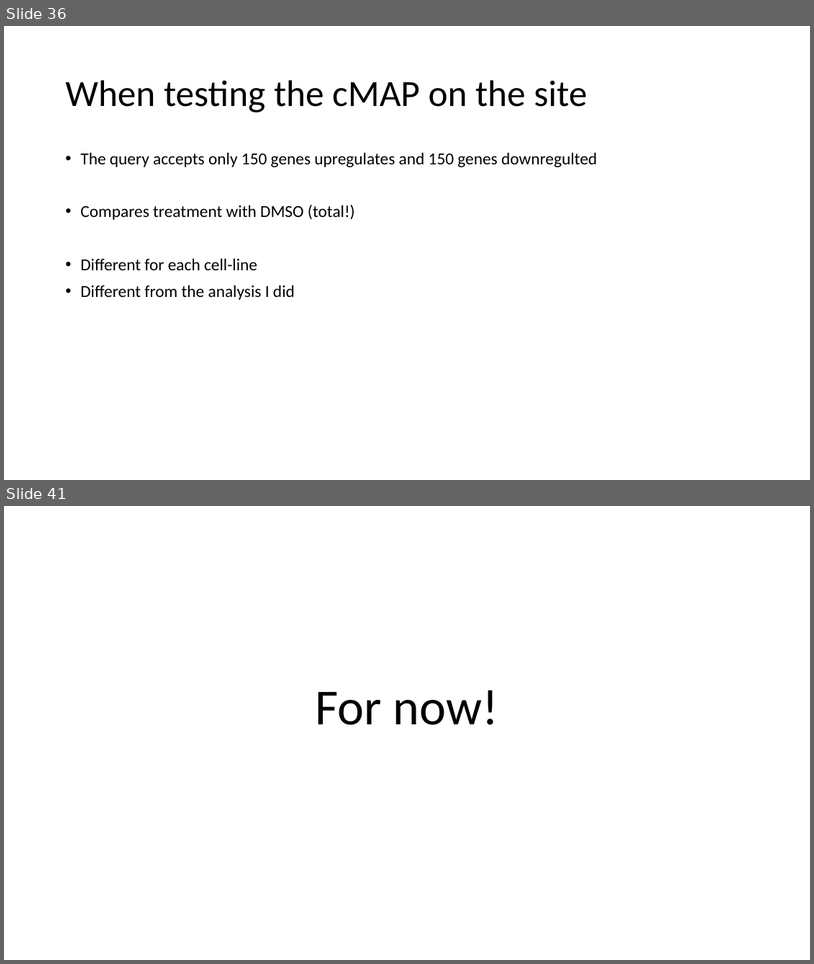
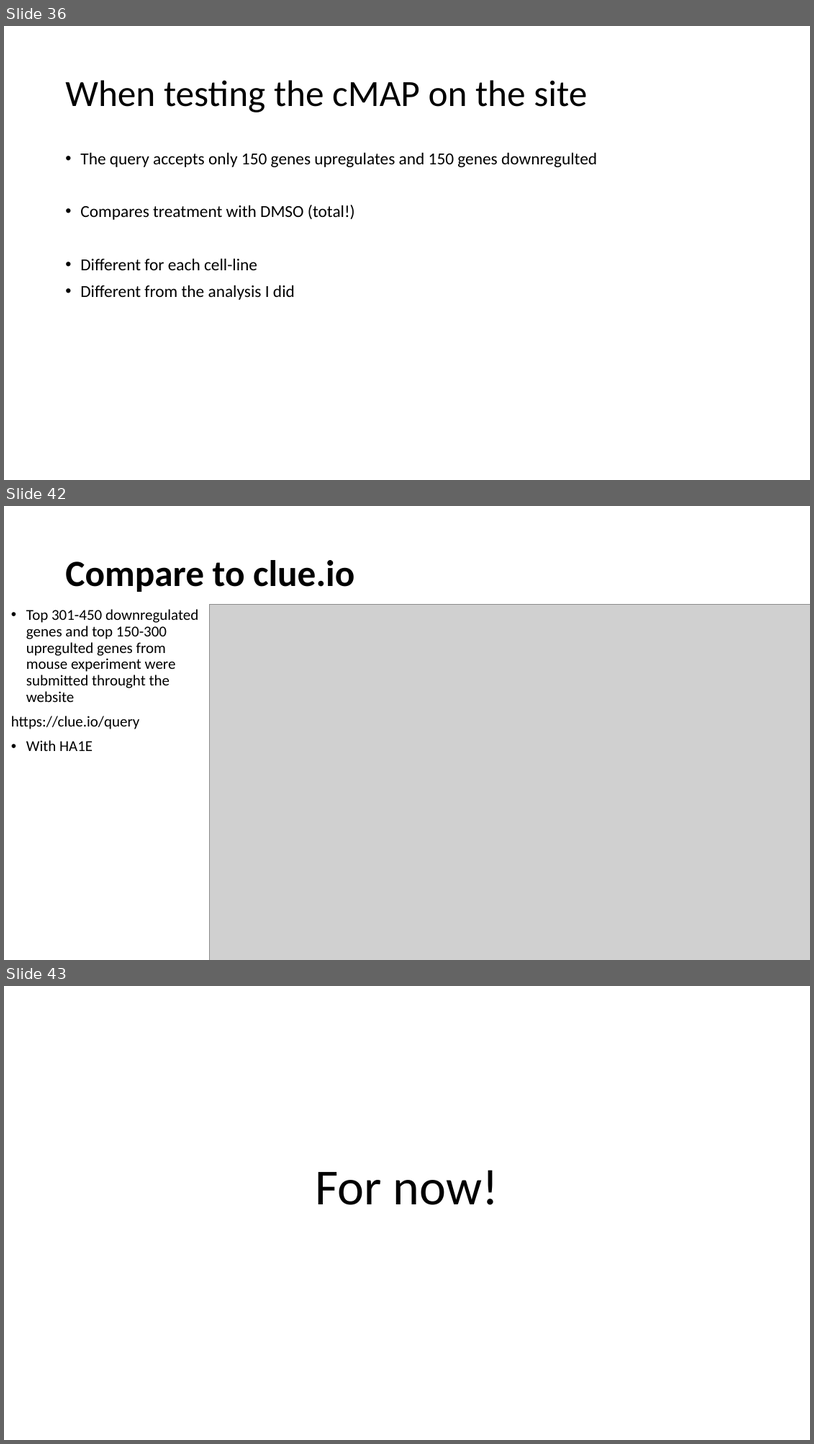
Before and after one commit to RuslanAlali/cMAp_Terzi, a slide deck: cMAP_stats.pptx. Shown one above the other, each under a label of ours: slides 36 and 41 before the commit, slides 36, 42 and 43 after it; the slides between them are not shown. The pictures are 814x964 and 814x1444 pixels, drawn with LibreOffice and Linux fonts; fonts in the diff are those of the drawing; grey boxes stand for pictures. Boxes give left, top, right and bottom in pixels: in the first picture for what was removed or moved away, otherwise in the second. Text is boxed around its words. In the diff, an @@ line names an element or a change of style, - is before the commit and + after.

```diff
--- a/cMAP_stats.pptx
+++ b/cMAP_stats.pptx
@@ slide 42 added at <box>4,506,810,960</box>, background #FFFFFF @@
@@ title added at <box>65,560,355,592</box>, 44 pt, text #000000, bold @@
+Compare to clue.io
@@ text added at <box>11,609,198,751</box>, 18 pt, text #000000 @@
+• Top 301-450 downregulated genes and top 150-300 upregulted genes from mouse experiment were submitted throught the website
+https://clue.io/query
+• With HA1E
@@ picture added at <box>210,604,810,960</box> @@
@@ what was slide 41 is now slide 43 @@
```
Also in this commit, not shown: 2 slides changed, 3 other slides added, 2 slides removed, 3 other files.
